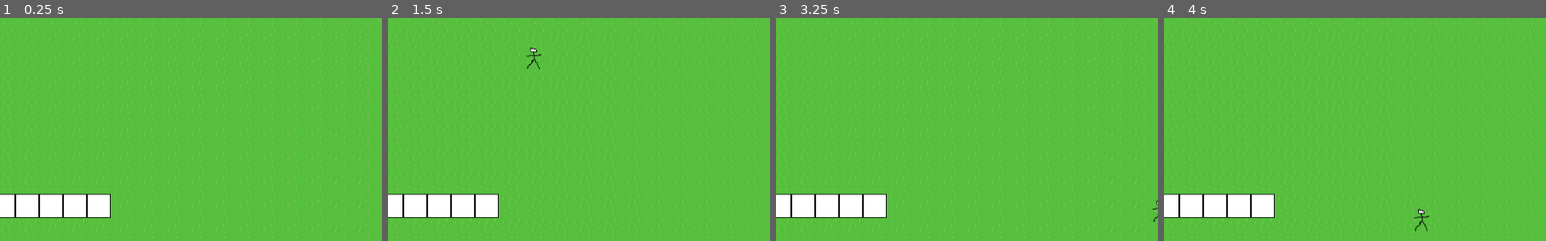
Above: before the commit, frames 1-4 (left to right).
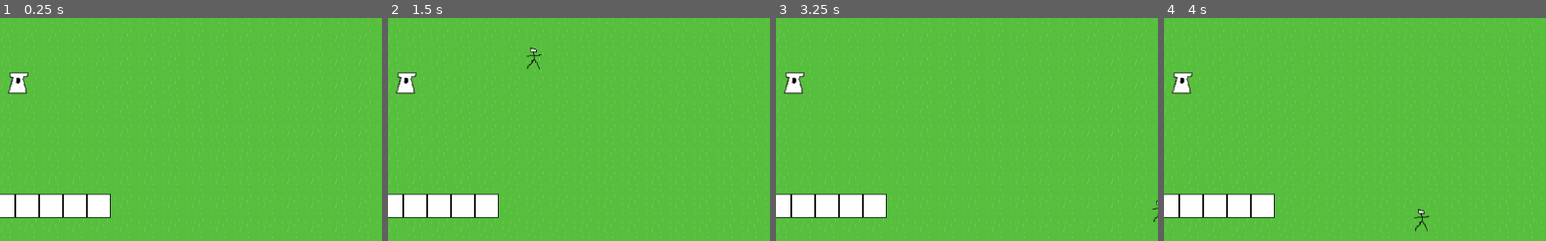
Above: after the commit, the same moments.

Repository: S-D-V-A-S-M-V-V-I-C-T-S-S-BAGGER/CovidTowerDefense
Game: Godot game, scene res://Levels/BaseLevel.tscn
The game is run twice, just before and just after one commit, with the same random seed, the same clock (stepped at 60 frames per second) and the same inputs.
Inputs:
- Up to frame 1 (0.25 s): no input
- Up to frame 2 (1.5 s): tap Enter at 0.5 s
- Up to frame 3 (3.25 s): no input
- Up to frame 4 (4 s): no input
The pictures show only the part of the screen within x 32-82%, y 9-59%; the shares and areas given below are measured in that part.

The runs differ from the first frame. In frame 1, 0.4% of the frame differs, in the area x 2-8%, y 24-35%; in frame 2, 0.4%; in frame 3, 0.4%; in frame 4, 0.4%.

Commit message:
Added tower base

Diff:
--- a/Enemies/Enemy.gd
+++ b/Enemies/Enemy.gd
@@ -3,7 +3,9 @@
 
 
 # Declare member variables here. Examples:
-export(int) var speed = 300.0
+export(int) var base_speed = 300.0
+
+var speed_modifier := 1.0
 
 export(NodePath) var path
 
@@ -16,4 +18,5 @@
 
 # Called every frame. 'delta' is the elapsed time since the previous frame.
 func _process(delta: float) -> void:
-	get_node("Path/PathFollower").offset += speed * delta
+	var speed = base_speed * speed_modifier
+	get_node("Path/MovingPoint").offset += speed * delta
--- a/Enemies/Enemy.tscn
+++ b/Enemies/Enemy.tscn
@@ -17,15 +17,15 @@
 [node name="Path" type="Path2D" parent="."]
 curve = SubResource( 2 )
 
-[node name="PathFollower" type="PathFollow2D" parent="Path"]
+[node name="MovingPoint" type="PathFollow2D" parent="Path"]
 rotate = false
 loop = false
 
-[node name="Sprite" type="Sprite" parent="Path/PathFollower"]
+[node name="Sprite" type="Sprite" parent="Path/MovingPoint"]
 texture = ExtResource( 2 )
 
-[node name="Area2D" type="Area2D" parent="Path/PathFollower"]
+[node name="Area2D" type="Area2D" parent="Path/MovingPoint"]
 collision_mask = 0
 
-[node name="Collision" type="CollisionShape2D" parent="Path/PathFollower/Area2D"]
-shape = SubResource( 1 )
+[node name="Collision" type="CollisionShape2D" parent="Path/MovingPoint/Area2D"]
+shape = SubResource( 3 )
--- a/Levels/BaseLevel.tscn
+++ b/Levels/BaseLevel.tscn
@@ -1,9 +1,10 @@
-[gd_scene load_steps=6 format=2]
+[gd_scene load_steps=7 format=2]
 
 [ext_resource path="res://PlaceHolders/PlaceHolderTile.png" type="Texture" id=1]
 [ext_resource path="res://PlaceHolders/Background.png" type="Texture" id=2]
 [ext_resource path="res://Enemies/Enemy.tscn" type="PackedScene" id=3]
 [ext_resource path="res://Levels/BaseLevelEnemyPath.tres" type="Curve2D" id=4]
+[ext_resource path="res://Towers/Tower.tscn" type="PackedScene" id=5]
 
 [sub_resource type="TileSet" id=1]
 0/name = "PlaceHolderTile.png 0"
@@ -43,8 +44,11 @@
 format = 1
 tile_data = PoolIntArray( 0, 0, 0, 1, 0, 0, 2, 0, 0, 3, 0, 0, 4, 0, 0, 5, 0, 0, 6, 0, 0, 7, 0, 0, 8, 0, 0, 9, 0, 0, 10, …(368 unchanged characters)…
 
+[node name="Path2D" type="Path2D" parent="."]
+curve = ExtResource( 4 )
+
 [node name="Enemy" parent="." instance=ExtResource( 3 )]
 path = NodePath("../Path2D")
 
-[node name="Path2D" type="Path2D" parent="."]
-curve = ExtResource( 4 )
+[node name="Tower" parent="." instance=ExtResource( 5 )]
+position = Vector2( 355.573, 136.759 )
--- /dev/null
+++ b/Towers/Tower.gd
@@ -0,0 +1,20 @@
+extends Node2D
+
+
+# Declare member variables here. Examples:
+# var a: int = 2
+# var b: String = "text"
+
+
+# Called when the node enters the scene tree for the first time.
+func _ready() -> void:
+	pass # Replace with function body.
+
+
+# Called every frame. 'delta' is the elapsed time since the previous frame.
+func _process(delta: float) -> void:
+	pass
+
+
+func _on_Collision_area_shape_entered(area_id: int, area: Area2D, area_shape: int, local_shape: int) -> void:
+	get_node(area.get_path()).get_parent().get_parent().get_parent().set("speed_modifier", 0.5)
--- /dev/null
+++ b/Towers/Tower.tscn
@@ -0,0 +1,21 @@
+[gd_scene load_steps=4 format=2]
+
+[ext_resource path="res://PlaceHolders/TowerPlaceholder.png" type="Texture" id=1]
+[ext_resource path="res://Towers/Tower.gd" type="Script" id=2]
+
+[sub_resource type="CircleShape2D" id=1]
+radius = 64.0
+
+[node name="Tower" type="Node2D"]
+script = ExtResource( 2 )
+
+[node name="Sprite" type="Sprite" parent="."]
+texture = ExtResource( 1 )
+
+[node name="Collision" type="Area2D" parent="."]
+collision_layer = 2
+
+[node name="AreaOffEffect" type="CollisionShape2D" parent="Collision"]
+shape = SubResource( 1 )
+
+[connection signal="area_shape_entered" from="Collision" to="." method="_on_Collision_area_shape_entered"]
--- a/project.godot
+++ b/project.godot
@@ -27,6 +27,7 @@
 [layer_names]
 
 2d_physics/layer_1="Enemies"
+2d_physics/layer_2="Towers"
 
 [physics]
 
Not shown: 1 places in Enemies/Enemy.tscn that only renumber resources
Binary file added: PlaceHolders/TowerPlaceholder.png
Not shown, added: PlaceHolders/TowerPlaceholder.png.import
